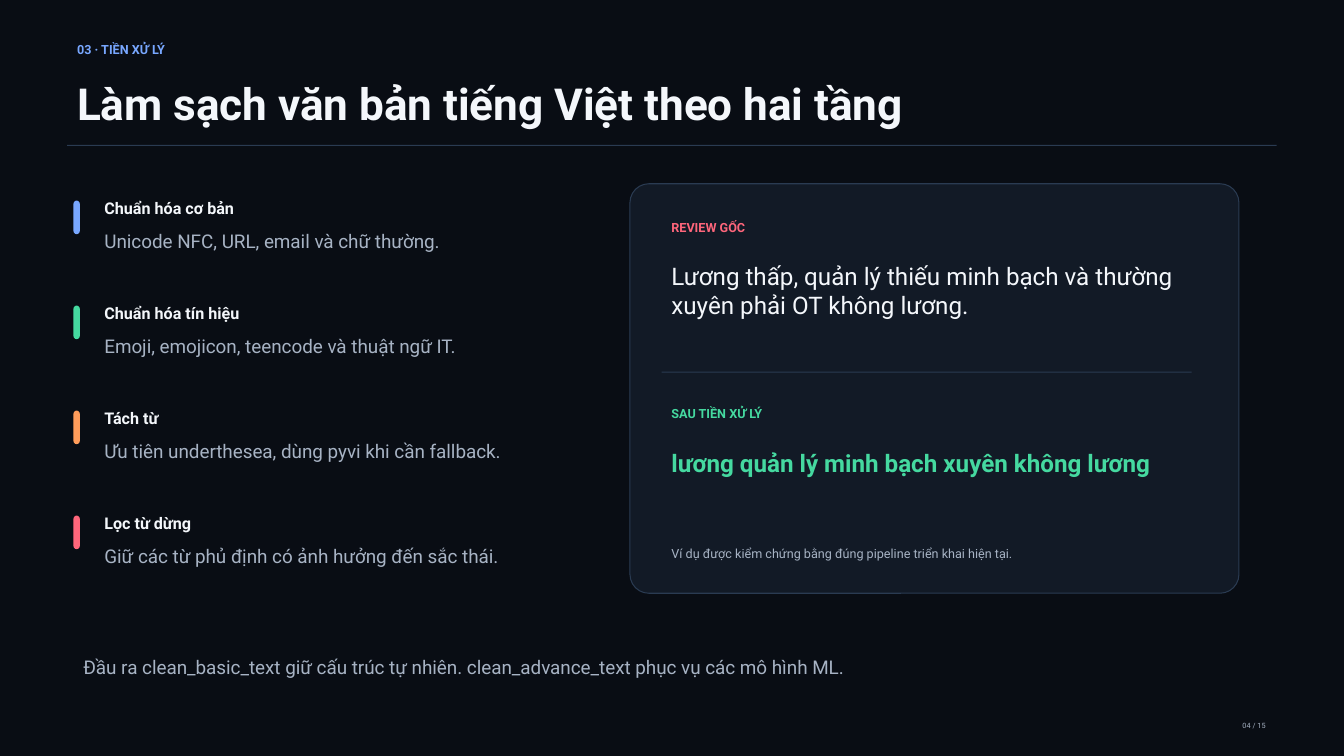
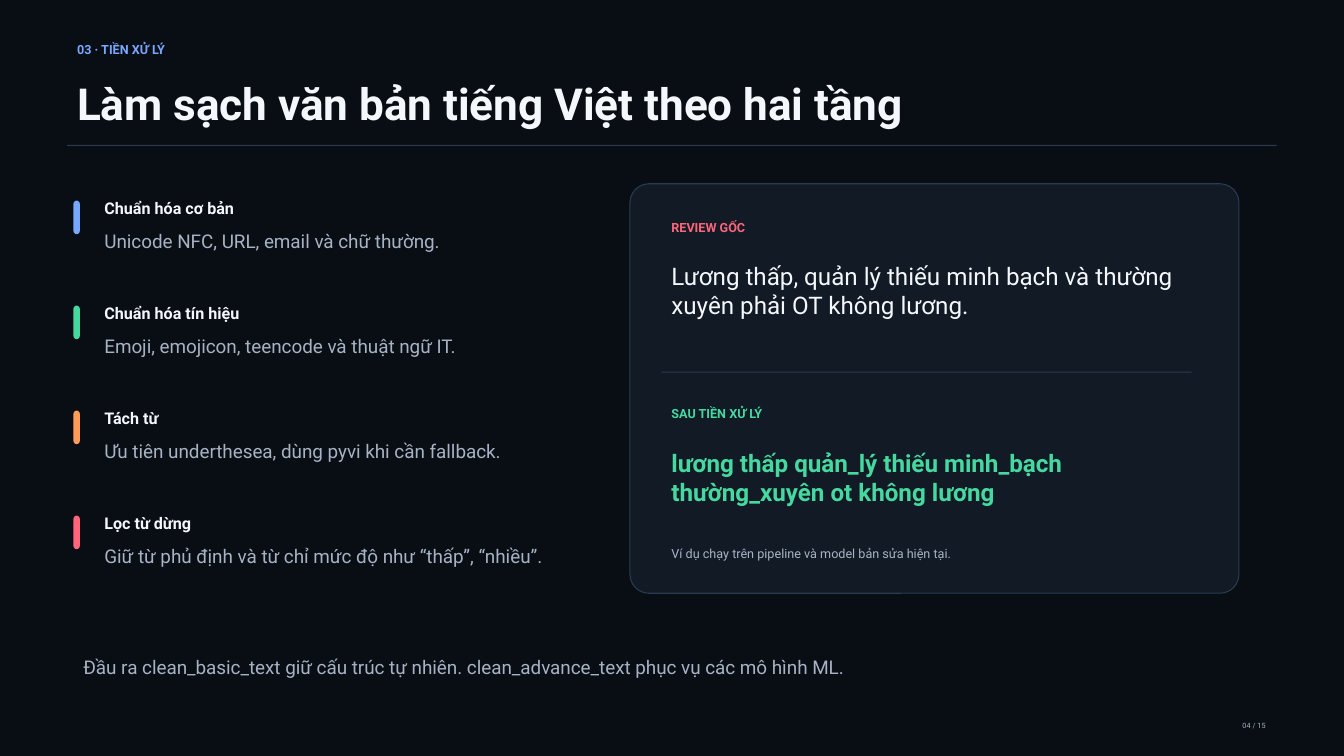
Before and after one commit to NDK2002/ML-Sentiment-Analysis-ITviec, a slide deck: slide 4 of reports/slides/ITviec_Sentiment_Analysis.pptx. Drawn at 1344x756 pixels with LibreOffice and Linux fonts; fonts in the diff are those of the drawing. Boxes give left, top, right and bottom in pixels: in the first picture for what was removed or moved away, otherwise in the second. Text is boxed around its words. In the diff, an @@ line names an element or a change of style, - is before the commit and + after.

```diff
--- a/reports/slides/ITviec_Sentiment_Analysis.pptx
+++ b/reports/slides/ITviec_Sentiment_Analysis.pptx
@@ text at box(671, 452, 1062, 506): text changed @@
-lương quản lý minh bạch xuyên không lương
+lương thấp quản_lý thiếu minh_bạch thường_xuyên ot không lương
@@ text at box(104, 547, 543, 567): text changed @@
-Giữ các từ phủ định có ảnh hưởng đến sắc thái.
+Giữ từ phủ định và từ chỉ mức độ như “thấp”, “nhiều”.
@@ text at box(671, 548, 951, 561): text changed @@
-Ví dụ được kiểm chứng bằng đúng pipeline triển khai hiện tại.
+Ví dụ chạy trên pipeline và model bản sửa hiện tại.
```
Also in this commit, not shown: 8 other slides changed, 27 other files.
